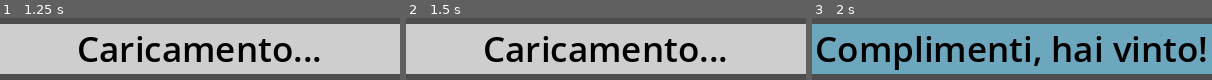
Above: before the commit, frames 1-3 (left to right).
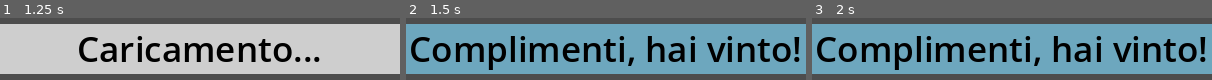
Above: after the commit, the same moments.

Repository: MarcoRizz/quadrati
Game: Godot game, scene res://scenes/main.tscn
Same seed, same stepped clock (60 frames per second), same inputs: the game is played once before the commit and once after it.
Inputs (mouse positions are in pixels of both pictures, inside the frame that each line leads up to):
- Up to frame 1 (1.25 s): tap Enter at 0.5 s; move the mouse to (288, 73) at 0.52 s; press the mouse at (288, 73) at 0.53 s
- Up to frame 2 (1.5 s): tap Space at 1.25 s; move the mouse to (outside the picture) at 1.27 s; release the mouse at (outside the picture) at 1.28 s; click (outside the picture) at 1.35 s
- Up to frame 3 (2 s): no input

Frame 1 is identical in both runs. In frame 2, 79% of the frame differs, in the area x 0-100%, y 9-91%; in frame 3, nothing differs.
Error in both runs: Out of bounds get index '-1' (on base: 'PackedStringArray') (res://scripts/main.gd:26)

Commit message:
anticipato _on_timer_timeout() per missclicks

Diff:
--- a/scripts/grid.gd
+++ b/scripts/grid.gd
@@ -96,6 +96,8 @@
 	print("selection " + letter)
 	print("position: " + str(recived_vector.x) + ", " + str(recived_vector.y))
 
+	valid_attempt= true
+
 	var attempt_len = len(attempt.xy)
 	#capisco se sto tornando indietro o progredendo
 	if not selected and (len(attempt.xy) == 0 or recived_vector.distance_to(attempt.xy[-1]) < 1.5):
--- a/scripts/main.gd
+++ b/scripts/main.gd
@@ -91,21 +91,24 @@
 
 func _input(event: InputEvent) -> void:
 	if event.is_action_released("click"):
-		var word_guessed = $Parola.text
-		var result
-		if words_finded.has(word_guessed):
-			result = 2  #parola già trovata
-			#todo: messaggio parola ripetuta
-		elif words.has(word_guessed):
-			result = 1  #parola nuova trovata
-			words_finded.append(word_guessed)
+		if $Grid.valid_attempt:
+			var word_guessed = $Parola.text
+			var result
+			if words_finded.has(word_guessed):
+				result = 2  #parola già trovata
+				#todo: messaggio parola ripetuta
+			elif words.has(word_guessed):
+				result = 1  #parola nuova trovata
+				words_finded.append(word_guessed)
 
-			save_results()
+				save_results()
+			else:
+				result = 0  #parola non troata
+				#todo: messaggio paroal non trovata
+
+			attempt_result.emit(result, $Parola.text)
 		else:
-			result = 0  #parola non troata
-			#todo: messaggio paroal non trovata
-
-		attempt_result.emit(result, $Parola.text)
+			$Grid._on_timer_timeout()  #se non era un tentativo valido anticipo il reset della griglia
 
 func _on_grid_clear_grid() -> void:
 	if $ProgressBar.value >= $ProgressBar.max_value:
--- a/scripts/tile.gd
+++ b/scripts/tile.gd
@@ -62,7 +62,6 @@
 
 func _on_area_2d_input_event(viewport: Node, event: InputEvent, shape_idx: int) -> void:
 	if event.is_action_pressed("click") and grid.ready_for_attempt:
-		grid.valid_attempt = true
 		selection_attempt.emit(Vector2(grid_x, grid_y), selected, $Lettera.text)
 
 func _on_area_2d_mouse_entered() -> void:
